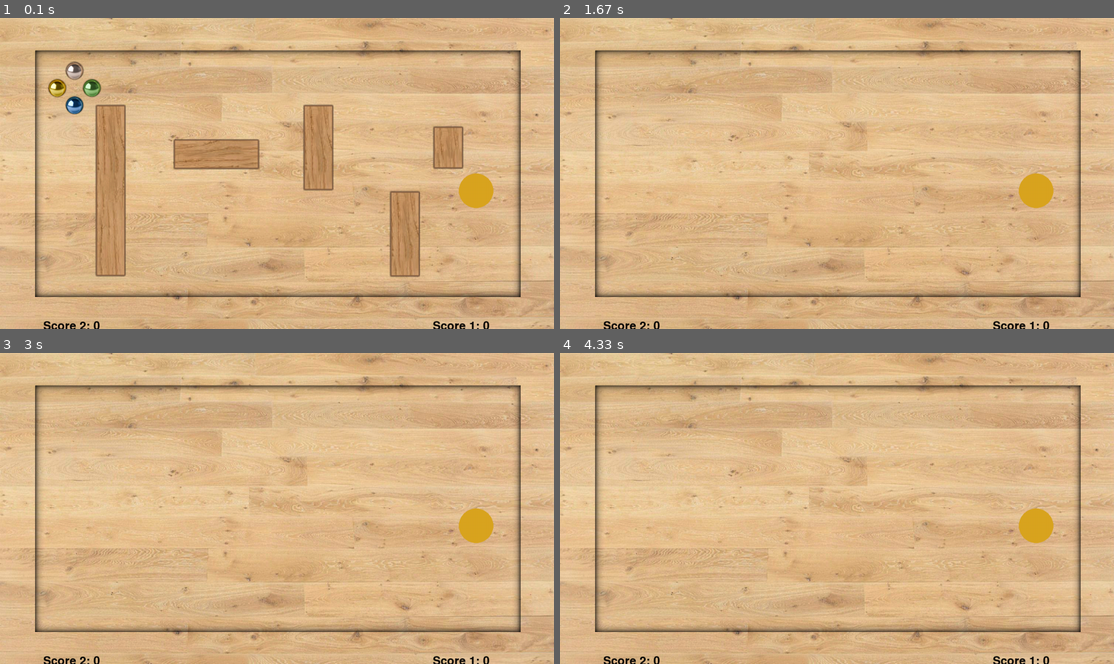
Above: before the commit, frames 1-4 (two rows, left to right).
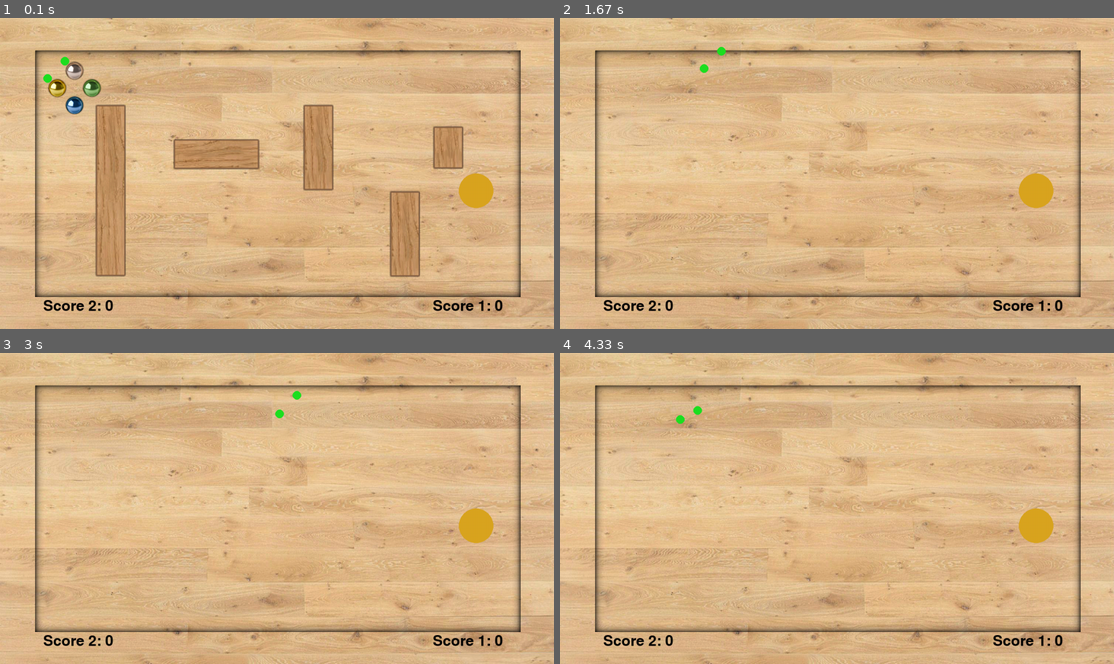
Above: after the commit, the same moments.

Repository: SavrajSian/FPGA-Maze-Game
Game: pygame game, started from pygame_test.py
The game is run twice, just before and just after one commit, with the same random seed, the same clock (stepped at 60 frames per second) and the same inputs.
Inputs:
- Up to frame 1 (0.1 s): no input
- Up to frame 2 (1.67 s): tap K at 0.33 s; tap 3 at 0.67 s; hold Right 1-1.47 s; hold D 1-1.47 s; hold Up from 1.5 s (still down); hold W from 1.5 s (still down)
- Up to frame 3 (3 s): release Up at 1.8 s; release W at 1.8 s; hold Right 1.83-2.3 s; hold D 1.83-2.3 s; hold Left 2.33-2.87 s; hold A 2.33-2.87 s; hold Down from 2.9 s (still down); hold S from 2.9 s (still down)
- Up to frame 4 (4.33 s): release Down at 3.2 s; release S at 3.2 s; hold Left 3.23-3.63 s; hold A 3.23-3.63 s; hold Up 3.67-4.03 s; hold W 3.67-4.03 s; hold Right from 4.07 s (still down); hold D from 4.07 s (still down)

The runs differ from the first frame. In frame 1, 0.7% of the frame differs, in the area x 7-91%, y 12-100%; in frame 2, 0.7%; in frame 3, 0.7%; in frame 4, 0.7%.

Commit message:
it flickers and has another awkward green ball but hey it works

Diff:
--- a/pygame_test.py
+++ b/pygame_test.py
@@ -21,7 +21,7 @@
 restitution = 0.7
 dt = 0.001
 
-
+image = ball_images[0]
 class Ball:
 	def __init__ (self, ID):
 		self.ID = ID
@@ -93,6 +93,42 @@
 			   (self.get_centre()[1] - self.halfsize < block.pos[1] + block.rect.bottom):
 				self.pos[1] = block.pos[1] + block.rect.bottom - 3
 				self.vel[1] = -self.vel[1]*restitution
+	def block_collision (self):
+			for block in active_level.blocks:
+				#left hitbox
+				if (self.get_centre()[0] + self.halfsize > block.pos[0]) and\
+				(self.get_centre()[0] - self.halfsize < block.pos[0] + 20) and\
+				(self.get_centre()[1] + self.halfsize > block.pos[1] + 15) and\
+				(self.get_centre()[1] - self.halfsize < block.pos[1] + block.rect.bottom - 15):# and\
+				#(self.get_centre()[0] < block.pos[0])):	#so it doesn't interfere with bottom hitbox
+					self.pos[0] = block.pos[0] - self.size - 1
+					self.vel[0] = -self.vel[0]*restitution
+				#right hitbox
+				if (self.get_centre()[0] + self.halfsize > block.pos[0] + block.rect.right - 20) and\
+				(self.get_centre()[0] - self.halfsize < block.pos[0] + block.rect.right) and\
+				(self.get_centre()[1] + self.halfsize > block.pos[1] + 15) and\
+				(self.get_centre()[1] - self.halfsize < block.pos[1] + block.rect.bottom - 20):# and\
+				#(self.get_centre()[0] > block.pos[0] + block.rect.right)):	#so it doesn't interfere with bottom hitbox
+					self.pos[0] = block.pos[0] + block.rect.right - 3
+					self.vel[0] = -self.vel[0]*restitution
+				#up hitbox
+				if (self.get_centre()[0] + self.halfsize > block.pos[0] + 10) and\
+				(self.get_centre()[0] - self.halfsize < block.pos[0] + block.rect.right - 5) and\
+				(self.get_centre()[1] + self.halfsize > block.pos[1]) and\
+				(self.get_centre()[1] - self.halfsize < block.pos[1] + 20):
+					self.pos[1] = block.pos[1] - self.size - 1
+					self.vel[1] = -self.vel[1]*restitution
+				#down hitbox
+				if (self.get_centre()[0] + self.halfsize > block.pos[0] + 10) and\
+				(self.get_centre()[0] - self.halfsize < block.pos[0] + block.rect.right - 5) and\
+				(self.get_centre()[1] + self.halfsize > block.pos[1] + block.rect.bottom - 20) and\
+				(self.get_centre()[1] - self.halfsize < block.pos[1] + block.rect.bottom):
+					self.pos[1] = block.pos[1] + block.rect.bottom - 3
+					self.vel[1] = -self.vel[1]*restitution
+
+	#def hit_hole (self):
+
+
 
 def show_score(): #may be unfinished
     score_font = pygame.font.Font(None, 30)
@@ -129,9 +165,13 @@
 	balls[i] = Ball(i)
 	active_balls += 1
 
+ball1 = balls[0]
+ball2 = balls[1]
+
 Long = pygame.image.load("assets/long.png")
 Med = pygame.image.load("assets/med.png")
 Short = pygame.image.load("assets/short.png")
+
 
 #block_data is (image, [coords], rotate)
 level1_block_data = [(Long, [220, 200], 0),
@@ -143,6 +183,7 @@
 active_level = level1
 
 col1 = (218, 165, 32)
+col2 = (30,224,33,100)
 x_circle2 = 1100
 y_circle2 = 400
 running = True
@@ -154,20 +195,25 @@
 	screen.blit(bg, (0, 0))
 	screen.blit(frame_shadow, (0, 0))
 	circle2 = pygame.draw.circle(screen, (col1), (int(x_circle2), int(y_circle2)), 40) # temp circle just for functionality.
-
-	if (circle2).colliderect(balls[0]):
+	#moving_circle1 = pygame.draw.circle(screen, col2),(	ball1.pos, 10 )
+	moving_circle1 = pygame.draw.circle(screen, col2, (ball1.pos[0], ball1.pos[1]), 10)
+	moving_circle2 = pygame.draw.circle(screen, col2, (ball2.pos[0], ball2.pos[1]), 10)
+	if (moving_circle1).colliderect(circle2):
 		score += 10; # 10 points for winning. -> to display to fpga.
-
-	if (circle2).colliderect(balls[1]):
+		finalstatement = font.render("Player 1 WON!", True, (0, 0, 0))
+		pygame.QUIT()
+	if (moving_circle2).colliderect(circle2):
 		score += 10; # 10 points for winning. -> to display to fpga.
-
-	font = pygame.font.Font(None, 40)
+		finalstatement = font.render("Player 2 WON!", True, (0, 0, 0))
+		pygame.QUIT()
+
+	font = pygame.font.Font(None, 50)
 	text1 = font.render("Score 1: " + str(score), True, (0, 0, 0))
-	screen.blit(text1, (1000,700))
+	screen.blit(text1, (1000,650))
 	#pygame.display.flip()
-	font = pygame.font.Font(None, 40)
+	font = pygame.font.Font(None, 50)
 	text2 = font.render("Score 2: " + str(score), True, (0, 0, 0))
-	screen.blit(text2, (100,700))
+	screen.blit(text2, (100,650))
 	pygame.display.flip()
 	for ball in balls:
 		if ball != None:
